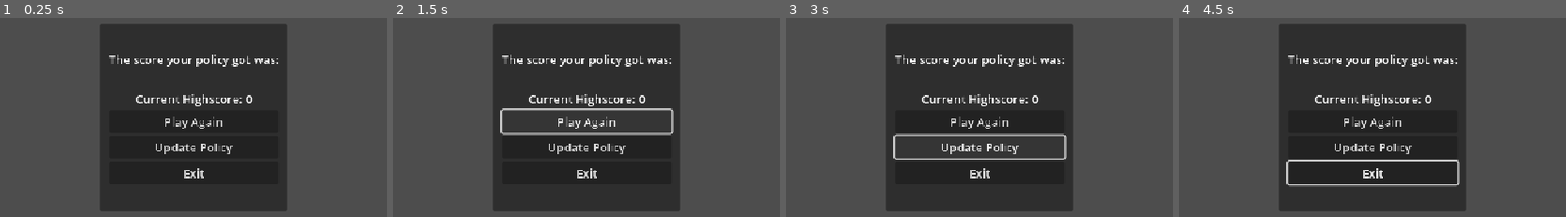
Above: before the commit, frames 1-4 (left to right).
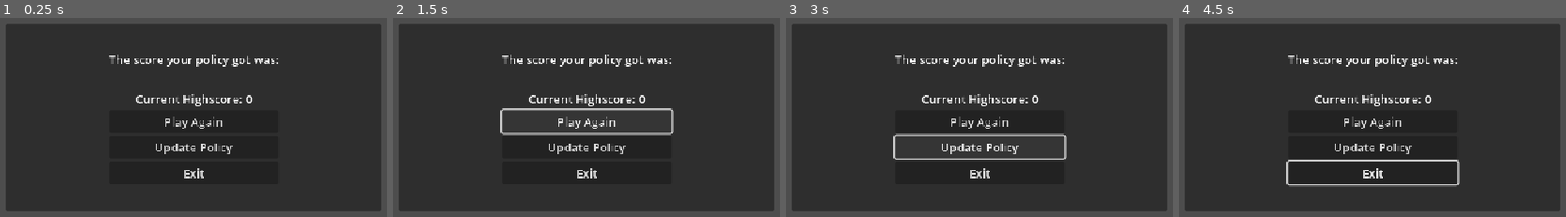
Above: after the commit, the same moments.

Repository: Strobbert/Teaching-Monte-Carlo-with-Games
Game: Godot game, scene res://Scenes/policy_test_over.tscn
Two runs of this game, one before a commit and one after it. Both use one fixed random seed, a clock stepped at 60 frames per second and the inputs below. This scene is started directly instead of the project's main scene.
Inputs (mouse positions are in pixels of both pictures, inside the frame that each line leads up to):
- Up to frame 1 (0.25 s): no input
- Up to frame 2 (1.5 s): click "Play Again" at 0.5 s; click "Play Again" at 1.25 s
- Up to frame 3 (3 s): click "Play Again" at 2 s; click "Update Policy" at 2.75 s
- Up to frame 4 (4.5 s): tap Enter (ui_accept) at 3.5, 3.77, 4.25 s; move the mouse to (1538, 89) at 3.52 s; press the mouse at (1538, 89) at 3.53 s; hold Right (ui_right) 3.53-4.28 s; move the mouse to (1221, 145) at 4.27 s; release the mouse at (1221, 145) at 4.28 s; hold Down (ui_down) from 4.28 s (still down); click (1221, 145) at 4.35 s

The runs differ from the first frame. In frame 1, 45% of the frame differs, in the area x 1-99%, y 3-97%; in frame 2, 45%; in frame 3, 45%; in frame 4, 45%.

Commit message:
exit button works

Diff:
--- a/Scenes/policy_test_over.tscn
+++ b/Scenes/policy_test_over.tscn
@@ -8,9 +8,9 @@
 anchor_top = 0.5
 anchor_right = 0.5
 anchor_bottom = 0.5
-offset_left = -128.0
+offset_left = -256.0
 offset_top = -128.0
-offset_right = 128.0
+offset_right = 256.0
 offset_bottom = 128.0
 grow_horizontal = 2
 grow_vertical = 2
--- a/Scripts/blind.gd
+++ b/Scripts/blind.gd
@@ -301,10 +301,13 @@
 func start_OTP() -> void:
     currentUI = overPolicyTestUI.instantiate()
     add_child(currentUI)
-    $GameOver/PanelContainer/VBoxContainer/Button.pressed.connect(queue_free)
+    $GameOver/PanelContainer/VBoxContainer/Button.pressed.connect(end_game)
     $GameOver/PanelContainer/VBoxContainer/Button2.pressed.connect(play)
     $GameOver/PanelContainer/VBoxContainer/Button3.pressed.connect(policy_button)
     $GameOver/PanelContainer/VBoxContainer/High.text = "Tries left: " + str(tries)
     $GameOver/PanelContainer/VBoxContainer/Score.text = str(score)
 
-#endregion
+func end_game() -> void:
+    get_tree().quit()
+
+#endregion
